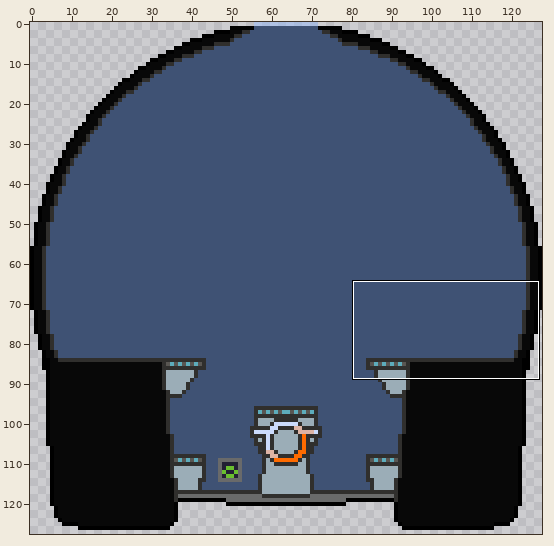
A sprite sheet gets an edit: ressources/Ship_anim/ship_body_int/ship_int3.png. The picture above shows the old version from afar; the outline marks the close-up.
Close-up. As it was:
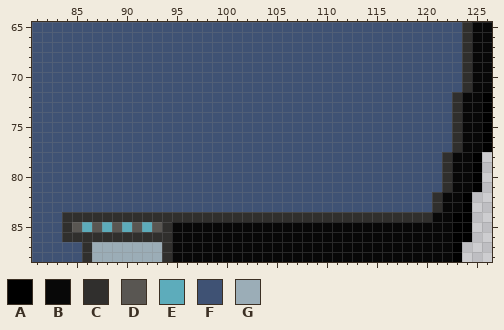
The file is 128x128 pixels. Shown: x 81..126, y 65..88. The commit also changed other parts of the picture, which this record leaves out.
Palette (. is transparent): A #000000  B #080808  C #302f2d  D #595652  E #5dacbb  F #3f5274  G #9badb7
After the commit:
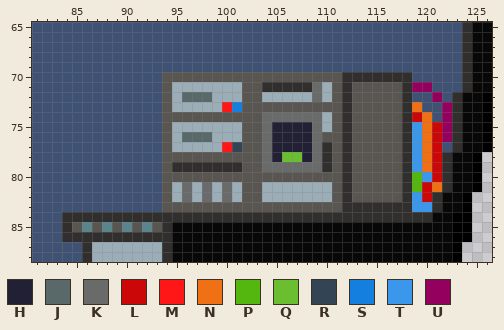
Colours new in this view: H #222034  J #596868  K #696a6a  L #cb0707  M #ff1616  N #ef7015  P #54b710  Q #6abe30  R #334454  S #147fdf  T #3a97eb  U #93005d
Difference:
@@ palette @@
-E #5dacbb
+E #5b858c
@@ x 81..126 @@
 69 FFFFFFFFFFFFFFFFFFFFFFFFFFFFFFFFFFFFFFFFFFFCBB
-70 FFFFFFFFFFFFFFFFFFFFFFFFFFFFFFFFFFFFFFFFFFFCBB
-71 FFFFFFFFFFFFFFFFFFFFFFFFFFFFFFFFFFFFFFFFFFFCBB
-72 FFFFFFFFFFFFFFFFFFFFFFFFFFFFFFFFFFFFFFFFFFCBBA
-73 FFFFFFFFFFFFFFFFFFFFFFFFFFFFFFFFFFFFFFFFFFCBBA
-74 FFFFFFFFFFFFFFFFFFFFFFFFFFFFFFFFFFFFFFFFFFCBBA
-75 FFFFFFFFFFFFFFFFFFFFFFFFFFFFFFFFFFFFFFFFFFCBBA
-76 FFFFFFFFFFFFFFFFFFFFFFFFFFFFFFFFFFFFFFFFFFCBBA
-77 FFFFFFFFFFFFFFFFFFFFFFFFFFFFFFFFFFFFFFFFFFCBBA
-78 FFFFFFFFFFFFFFFFFFFFFFFFFFFFFFFFFFFFFFFFFCBBA.
-79 FFFFFFFFFFFFFFFFFFFFFFFFFFFFFFFFFFFFFFFFFCBBA.
-80 FFFFFFFFFFFFFFFFFFFFFFFFFFFFFFFFFFFFFFFFFCBBA.
-81 FFFFFFFFFFFFFFFFFFFFFFFFFFFFFFFFFFFFFFFFFCBBA.
-82 FFFFFFFFFFFFFFFFFFFFFFFFFFFFFFFFFFFFFFFFCBBA..
-83 FFFFFFFFFFFFFFFFFFFFFFFFFFFFFFFFFFFFFFFFCBBA..
+70 FFFFFFFFFFFFFDDDDDDDDDDDDDDDDDDCCCCCCCFFFFFCBB
+71 FFFFFFFFFFFFFDGGGGGGGDDCCCCCKGDCDDDDDCUUFFFCBB
+72 FFFFFFFFFFFFFDGJJJGGGDDGGGGGKGDCDDDDDCFFUFCBBA
+73 FFFFFFFFFFFFFDGGGGGMSDDDDDDDDDDCDDDDDCNFFUCBBA
+74 FFFFFFFFFFFFFDDDDDDDDDDKKKKKKGDCDDDDDCLNFUCBBA
+75 FFFFFFFFFFFFFDGGGGGGGDDKHHHHKGDCDDDDDCTNLUCBBA
+76 FFFFFFFFFFFFFDGJJJGGGDDKHHHHKDDCDDDDDCTNLUCBBA
+77 FFFFFFFFFFFFFDGGGGGMRDDKHHHHKCDCDDDDDCTNLFCBBA
+78 FFFFFFFFFFFFFDDDDDDDDDDKHQQHKCDCDDDDDCTNLCBBA.
+79 FFFFFFFFFFFFFDCCCCCCCDDKKKKKKCDCDDDDDCTNLCBBA.
+80 FFFFFFFFFFFFFDDDDDDDDDDDDDDDDDDCDDDDDCPTLCBBA.
+81 FFFFFFFFFFFFFDGKGKGKGDDGGGGGGGDCDDDDDCPLNCBBA.
+82 FFFFFFFFFFFFFDGKGKGKGDDGGGGGGGDCDDDDDCTLCBBA..
+83 FFFFFFFFFFFFFDDDDDDDDDDDDDDDDDDCCCCCCCTTCBBA..
 84 FFFCCCCCCCCCCCCCCCCCCCCCCCCCCCCCCCCCCCCCBBAA..
Changed places in both close-ups, as pixel boxes (x1, y1, x2, y2):
changed: (82, 72, 452, 232)
